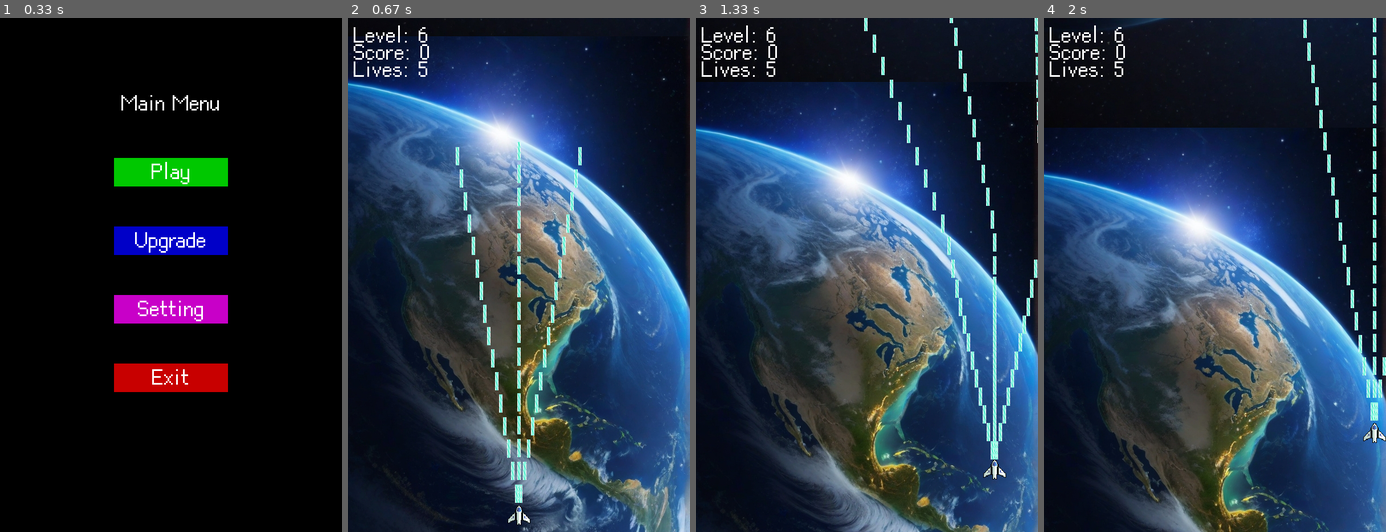
Above: before the commit, frames 1-4 (left to right).
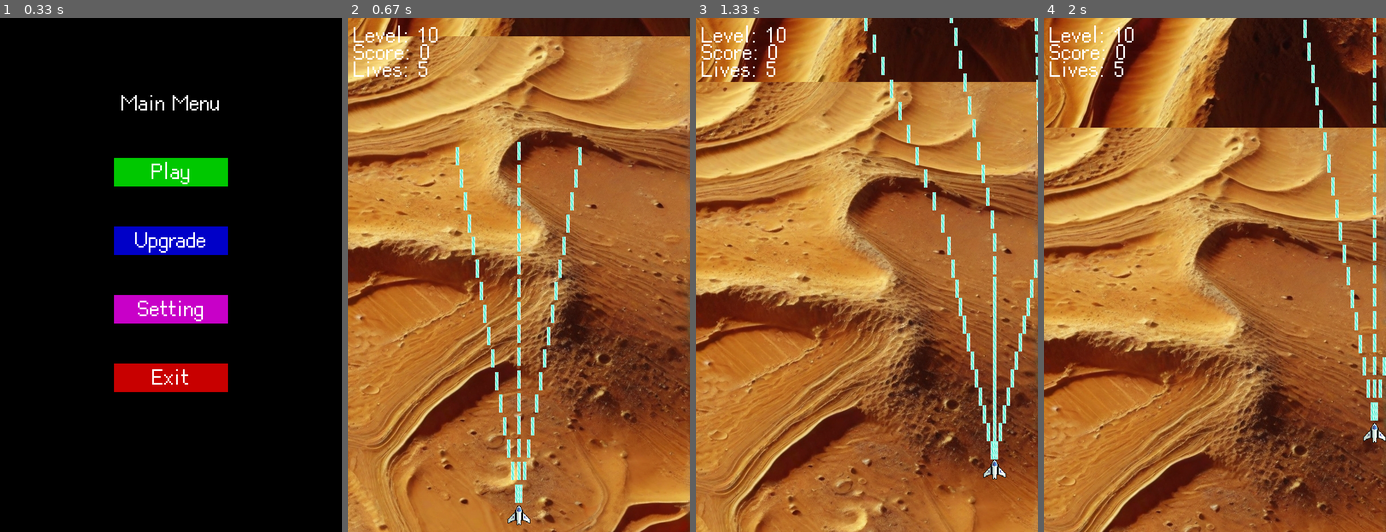
Above: after the commit, the same moments.

Repository: LukeTsengTW/pygame_space_shooting_game
Game: pygame game, started from main.py
Same seed, same stepped clock (60 frames per second), same inputs: the game is played once before the commit and once after it.
Inputs (mouse positions are in pixels of both pictures, inside the frame that each line leads up to):
- Up to frame 1 (0.33 s): no input
- Up to frame 2 (0.67 s): click "Play" at 0.38 s
- Up to frame 3 (1.33 s): hold Right 0.67-1.13 s; move the mouse to (853, 295) at 0.7 s; hold Up from 1.17 s (still down)
- Up to frame 4 (2 s): release Up at 1.47 s; hold Right 1.5-1.97 s

Frame 1 is identical in both runs. In frame 2, 98% of the frame differs, in the area x 0-100%, y 0-100%; in frame 3, 97%; in frame 4, 98%.

Commit message:
Add the level 10 BOSS

Diff:
--- a/main.py
+++ b/main.py
@@ -14,10 +14,11 @@
     'ENEMY_6': 0.007,
     'ENEMY_7': 0.0085,
     'ENEMY_8': 0.003,
-    'ENEMY_9': 0.001,
+    'ENEMY_9': 0.0008,
 }
 
-BOSS_GENERATION_ONCE = False
+BOSS_1_GENERATION_ONCE = False
+BOSS_2_GENERATION_ONCE = False
 
 level_start_time = 0
 
@@ -29,7 +30,7 @@
 max_lives = 5
 player_bullet_angle = [10, 0, -10]
 
-level = 6
+level = 10
 backgrounds = [pygame.image.load(f'img/background/lv{i}_background.jpg') for i in range(1, 21)]
 background = backgrounds[0]
 background_bottom = backgrounds[0]
@@ -218,6 +219,29 @@
     def __init__(self, enemy):
         super().__init__(enemy, 'img/enemy/lv6_to_10/Projectile/Ray_assets/Ray_frame_', None, 5)
 
+class EnemyBullet_8(EnemyBullet):
+    def __init__(self, enemy):
+        super().__init__(enemy, 'img/enemy/lv6_to_10/Projectile/Bolt_assets/Bolt_frame_', (20, 28), 5)
+        self.original_image = self.surf
+        self.velocity = pygame.math.Vector2(0, 0)
+
+    def update(self, pressed_keys=None, mouse_pos=None):
+        self.pos_y += self.velocity.y
+        self.pos_x += self.velocity.x
+        self.rect.y = int(self.pos_y)
+        self.rect.x = int(self.pos_x)
+
+class EnemyBullet_9(EnemyBullet):
+    def __init__(self, enemy):
+        super().__init__(enemy, 'img/enemy/lv6_to_10/Projectile/Ray_assets/Ray_frame_', (65, 180), 5)
+        self.original_image = self.surf
+        self.velocity = pygame.math.Vector2(0, 0)
+    def update(self, pressed_keys=None, mouse_pos=None):
+        self.pos_y += self.velocity.y
+        self.pos_x += self.velocity.x
+        self.rect.y = int(self.pos_y)
+        self.rect.x = int(self.pos_x)
+
 class Enemy(pygame.sprite.Sprite):
     def __init__(self, image_path, shield_image_path, shield_scale=None, scale=None, speed=1, hp=100, shield_frames=14):
         super().__init__()
@@ -392,7 +416,7 @@
 
 class Enemy_9(Enemy):
     def __init__(self):
-       super().__init__('img/enemy/lv6_to_10/base/Battlecruiser_assets/Battlecruiser_frame_1.png', 'img/enemy/lv6_to_10/Shield/Battlecruiser_assets/Battlecruiser_frame_', None, None, 0, 6000, 9)
+       super().__init__('img/enemy/lv6_to_10/base/Battlecruiser_assets/Battlecruiser_frame_1.png', 'img/enemy/lv6_to_10/Shield/Battlecruiser_assets/Battlecruiser_frame_', None, None, 0, 4000, 9)
 
     def update(self, pressed_keys=None, mouse_pos=None):
         super().update(EnemyBullet_7, 0.05)
@@ -465,6 +489,134 @@
         if self.show_warning:
             screen.blit(self.warning_image, (0, 0))
 
+class Boss_2(Enemy):
+    def __init__(self):
+        super().__init__('img/enemy/lv6_to_10/base/Dreadnought_assets/Dreadnought_frame_1.png', None, None, (102,147), 2, 100000)
+        self.original_image = pygame.image.load('img/enemy/lv6_to_10/base/Dreadnought_assets/Dreadnought_frame_1.png').convert_alpha()
+        self.show_warning = False
+        self.rect.midtop = (0, 0)
+        self.laser_cooldown = 2000
+        self.laser_charging = False
+        self.laser_firing = False
+        self.scatter_cooldown = 700
+        self.laser_timer = pygame.time.get_ticks()
+        self.scatter_timer = pygame.time.get_ticks()
+        self.rapid_fire_timer = pygame.time.get_ticks()
+        self.rapid_fire_end_time = pygame.time.get_ticks()
+        self.rapid_fire_cooldown = 20000
+        self.is_rapid_firing = False
+        self.speed = 2
+        self.direction = 1
+        self.move_phase = 0  # 0: right, 1: down, 2: left, 3: up
+        self.rotated_images = {
+            0: pygame.transform.rotate(self.original_image, -90),
+            1: self.original_image,
+            2: pygame.transform.rotate(self.original_image, 180),
+            3: pygame.transform.rotate(self.original_image, 90)
+        }
+
+    def update(self, pressed_keys=None, mouse_pos=None):
+        self.move_sideways()
+        self.fire_scatter_bullets()
+        self.fire_laser()
+
+        if self.hp <= 0:
+            self.kill()
+
+        if not self.is_rapid_firing and pygame.time.get_ticks() - self.rapid_fire_timer >= self.rapid_fire_cooldown:
+            self.is_rapid_firing = True
+            self.rapid_fire_start_time = pygame.time.get_ticks()
+            self.rapid_fire_end_time = pygame.time.get_ticks()
+
+        if self.is_rapid_firing:
+            if pygame.time.get_ticks() - self.rapid_fire_end_time >= 5000:
+                self.is_rapid_firing = False
+                self.rapid_fire_timer = pygame.time.get_ticks()
+
+    def move_sideways(self):
+        if self.move_phase == 0:  # Moving right
+            if self.rect.right >= SCREEN_WIDTH + 5:
+                self.move_phase = 1
+                self.direction = 0
+            else:
+                self.rect.move_ip(self.speed, 0)
+                self.surf = self.rotated_images[self.direction]
+        elif self.move_phase == 1:  # Moving down
+            if self.rect.bottom >= SCREEN_HEIGHT + 50:
+                self.move_phase = 2
+                self.direction = 2
+            else:
+                self.rect.move_ip(0, self.speed)
+                self.surf = self.rotated_images[self.direction]
+        elif self.move_phase == 2:  # Moving left
+            if self.rect.left <= 0:
+                self.move_phase = 3
+                self.direction = 3
+            else:
+                self.rect.move_ip(-self.speed, 0)
+                self.surf = self.rotated_images[self.direction]
+        elif self.move_phase == 3:  # Moving up
+            if self.rect.top <= 0:
+                self.move_phase = 0
+                self.direction = 1
+            else:
+                self.rect.move_ip(0, -self.speed)
+                self.surf = self.rotated_images[self.direction]
+
+    def fire_laser(self):
+        now = pygame.time.get_ticks()
+        if now - self.laser_timer >= self.laser_cooldown or (self.is_rapid_firing and pygame.time.get_ticks() - self.rapid_fire_start_time >= 100):
+            self.laser_timer = now
+            self.rapid_fire_start_time = pygame.time.get_ticks()
+            bullet = EnemyBullet_9(self)
+            if self.direction == 0:
+                bullet.velocity = pygame.math.Vector2(-3, 0)
+                bullet.surf = pygame.transform.rotate(bullet.original_image, -90)
+            elif self.direction == 1:
+                bullet.velocity = pygame.math.Vector2(0, 3)
+                bullet.surf = pygame.transform.rotate(bullet.original_image, 0)
+            elif self.direction == 2:
+                bullet.velocity = pygame.math.Vector2(0, -3)
+                bullet.surf = pygame.transform.rotate(bullet.original_image, 180)
+            elif self.direction == 3:
+                bullet.velocity = pygame.math.Vector2(3, 0)
+                bullet.surf = pygame.transform.rotate(bullet.original_image, 90)
+            enemy_bullets.add(bullet)
+            all_sprites.add(bullet)
+
+    def fire_scatter_bullets(self):
+        now = pygame.time.get_ticks()
+        if now - self.scatter_timer >= self.scatter_cooldown:
+            self.scatter_timer = now
+            if self.direction == 0:
+                for angle in [-225, -270, -315] :
+                    bullet = EnemyBullet_8(self)
+                    bullet.velocity = pygame.math.Vector2(0, 3).rotate(angle)
+                    bullet.surf = pygame.transform.rotate(bullet.original_image, -90)
+                    enemy_bullets.add(bullet)
+                    all_sprites.add(bullet)
+            elif self.direction == 1:
+                for angle in [45, 0, -45]:
+                    bullet = EnemyBullet_8(self)
+                    bullet.velocity = pygame.math.Vector2(0, 3).rotate(angle)
+                    bullet.surf = pygame.transform.rotate(bullet.original_image, 0)
+                    enemy_bullets.add(bullet)
+                    all_sprites.add(bullet)
+            elif self.direction == 2:
+                for angle in [225, 180, 135]:
+                    bullet = EnemyBullet_8(self)
+                    bullet.velocity = pygame.math.Vector2(0, 3).rotate(angle)
+                    bullet.surf = pygame.transform.rotate(bullet.original_image, 180)
+                    enemy_bullets.add(bullet)
+                    all_sprites.add(bullet)
+            elif self.direction == 3:
+                for angle in [-135, -90, -45]:
+                    bullet = EnemyBullet_8(self)
+                    bullet.velocity = pygame.math.Vector2(0, 3).rotate(angle)
+                    bullet.surf = pygame.transform.rotate(bullet.original_image, 90)
+                    enemy_bullets.add(bullet)
+                    all_sprites.add(bullet)
+
 class Explosion(pygame.sprite.Sprite):
     def __init__(self, center, images):
         super().__init__()
@@ -542,6 +694,18 @@
         images = [pygame.image.load(f'img/enemy/lv6_to_10/base/Battlecruiser_assets/Battlecruiser_frame_{i}.png').convert_alpha() for i in range(1,18)]
         super().__init__(center, images)
 
+class Explosion_11(Explosion):
+    def __init__(self, center):
+        images = []
+        for i in range(1, 18):
+            image = pygame.image.load(f'img/enemy/lv6_to_10/base/Dreadnought_assets/Dreadnought_frame_{i}.png').convert_alpha()
+            original_width, original_height = image.get_size()
+            scaled_width = int(original_width * 1.5)
+            scaled_height = int(original_height * 1.5)
+            image = pygame.transform.scale(image, (scaled_width, scaled_height))
+            images.append(image)
+        super().__init__(center, images)
+
 class BaseItem(pygame.sprite.Sprite):
     def __init__(self, center, image_path, image_scale):
         super().__init__()
@@ -579,7 +743,7 @@
 bullets = pygame.sprite.Group()
 enemy_bullets = pygame.sprite.Group()
 enemies = pygame.sprite.Group()
-enemies_p = {f"enemies_{i}": pygame.sprite.Group() for i in range(1, 11)}
+enemies_p = {f"enemies_{i}": pygame.sprite.Group() for i in range(1, 12)}
 all_sprites = pygame.sprite.Group()
 all_sprites.add(player)
 
@@ -801,8 +965,9 @@
         clock.tick(60)
 
 def stage_clear_screen(level, score):
-    global BOSS_GENERATION_ONCE
-    BOSS_GENERATION_ONCE = False
+    global BOSS_1_GENERATION_ONCE, BOSS_2_GENERATION_ONCE
+    BOSS_1_GENERATION_ONCE = False
+    BOSS_2_GENERATION_ONCE = False
     stage_clear_running = True
     animation_score = 0
     animation_time = 0
@@ -837,14 +1002,14 @@
             if event.type == pygame.MOUSEBUTTONDOWN:
                 mx, my = pygame.mouse.get_pos()
                 if button_next_level.collidepoint((mx, my)):
-                    # 進入下一關
+                    # Enter Next level
                     return 'next'
                 if button_back_menu.collidepoint((mx, my)):
                     stage_clear_running = False
-                    # 返回主菜單
+                    # Return menu
                     return 'menu'
                 if level > 1 and button_previous_level.collidepoint((mx, my)):
-                    # 返回上一關
+                    # Return pervious level
                     return 'previous'
 
 def check_bullet_hit(bullets, enemies, score_increment, drop_rate_1, drop_rate_2, Explosion):
@@ -880,7 +1045,7 @@
             player.activate_shield()
 
 def reset_enemies():
-    for group in [enemies, enemies_p['enemies_1'], enemies_p …(172 unchanged characters)… emies_9'], enemies_p['enemies_10'], enemy_bullets, items['item_1'], items['item_2']]:
+    for group in [enemies, enemies_p['enemies_1'], enemies_p …(172 unchanged characters)… emies_9'], enemies_p['enemies_10'], enemies_p['enemies_11'], enemy_bullets, items['item_1'], items['item_2']]:
         for sprite in group:
             sprite.kill()
 
@@ -921,11 +1086,11 @@
                     all_sprites.add(enemy_4)
                     enemies.add(enemy_4)
             if level == 5:
-                if BOSS_GENERATION_ONCE == False:
-                    enemy_5 = Boss_1()
-                    enemies_p['enemies_5'].add(enemy_5)
-                    all_sprites.add(enemy_5)
-                    BOSS_GENERATION_ONCE = True
+                if BOSS_1_GENERATION_ONCE == False:
+                    boss_1 = Boss_1()
+                    enemies_p['enemies_5'].add(boss_1)
+                    all_sprites.add(boss_1)
+                    BOSS_1_GENERATION_ONCE = True
         elif level > 5:
             if random.random() < ENEMY_GENERATION_THRESHOLDS['ENEMY_5']:
                 enemy_6 = Enemy_5()
@@ -955,6 +1120,12 @@
                     enemy_10 = Enemy_9()
                     enemies_p['enemies_10'].add(enemy_10)
                     all_sprites.add(enemy_10)
+            if level == 10:
+                if BOSS_2_GENERATION_ONCE == False:
+                    boss_2 = Boss_2()
+                    enemies_p['enemies_11'].add(boss_2)
+                    all_sprites.add(boss_2)
+                    BOSS_2_GENERATION_ONCE = True
 
     screen.fill((0, 0, 0))
 
@@ -985,17 +1156,18 @@
     check_bullet_hit(bullets, enemies_p['enemies_2'], 3, 0.06, 0.09, Explosion_2)
     check_bullet_hit(bullets, enemies_p['enemies_3'], 5, 0.09, 0.1, Explosion_3)
     check_bullet_hit(bullets, enemies_p['enemies_4'], 2, 0.02, 0.15, Explosion_4)
-    check_bullet_hit(bullets, enemies_p['enemies_5'], 2, 0.3, 0.5, Explosion_5)
+    check_bullet_hit(bullets, enemies_p['enemies_5'], 100, 0.3, 0.5, Explosion_5)
     check_bullet_hit(bullets, enemies_p['enemies_6'], 2, 0.1, 0.1, Explosion_6)
     check_bullet_hit(bullets, enemies_p['enemies_7'], 4, 0.15, 0.1, Explosion_7)
     check_bullet_hit(bullets, enemies_p['enemies_8'], 6, 0.15, 0.1, Explosion_8)
     check_bullet_hit(bullets, enemies_p['enemies_9'], 3, 0.15, 0.1, Explosion_9)
     check_bullet_hit(bullets, enemies_p['enemies_10'], 10, 0.3, 0.3, Explosion_10)
+    check_bullet_hit(bullets, enemies_p['enemies_11'], 200, 0.5, 0.5, Explosion_11)
 
     for item_type in items.keys():
         item_collision(player, item_type)
 
-    enemy_groups = [(enemies_p['enemies_1'], 1 ), (enemies_p …(210 unchanged characters)… es_9'], 1), (enemies_p['enemies_10'], 3)]
+    enemy_groups = [(enemies_p['enemies_1'], 1 ), (enemies_p …(210 unchanged characters)… es_9'], 1), (enemies_p['enemies_10'], 3), (enemies_p['enemies_11'], 5)]
     for group, damage in enemy_groups:
         if pygame.sprite.spritecollideany(player, group):
             if not player.invincible and not player.invincible_shield:
@@ -1018,7 +1190,7 @@
     if player.lives <= 0 or level > 20:
         game_over_screen()
 
-    if score > 75:
+    if score > 75: # 75 + (level * 10) * 5
         action = stage_clear_screen(level, score)
         if action == 'next':
             reset_enemies()
@@ -1026,7 +1198,7 @@
             score = 0
             player.rect.center = (SCREEN_WIDTH/2, SCREEN_HEIGHT-30)
             player.lives = max_lives
-            level_start_time = pygame.time.get_ticks()  # 更新關卡開始時間
+            level_start_time = pygame.time.get_ticks()
         elif action == 'menu':
             main_menu()
         elif action == 'previous':
@@ -1035,7 +1207,7 @@
             score = 0
             player.rect.center = (SCREEN_WIDTH/2, SCREEN_HEIGHT-30)
             player.lives = max_lives
-            level_start_time = pygame.time.get_ticks()  # 更新關卡開始時間
+            level_start_time = pygame.time.get_ticks()
 
     if level <= len(backgrounds):
         background = backgrounds[level - 1]
Not shown, added: img/free-pixel-art-enemy-spaceship-2d-sprites.zip
